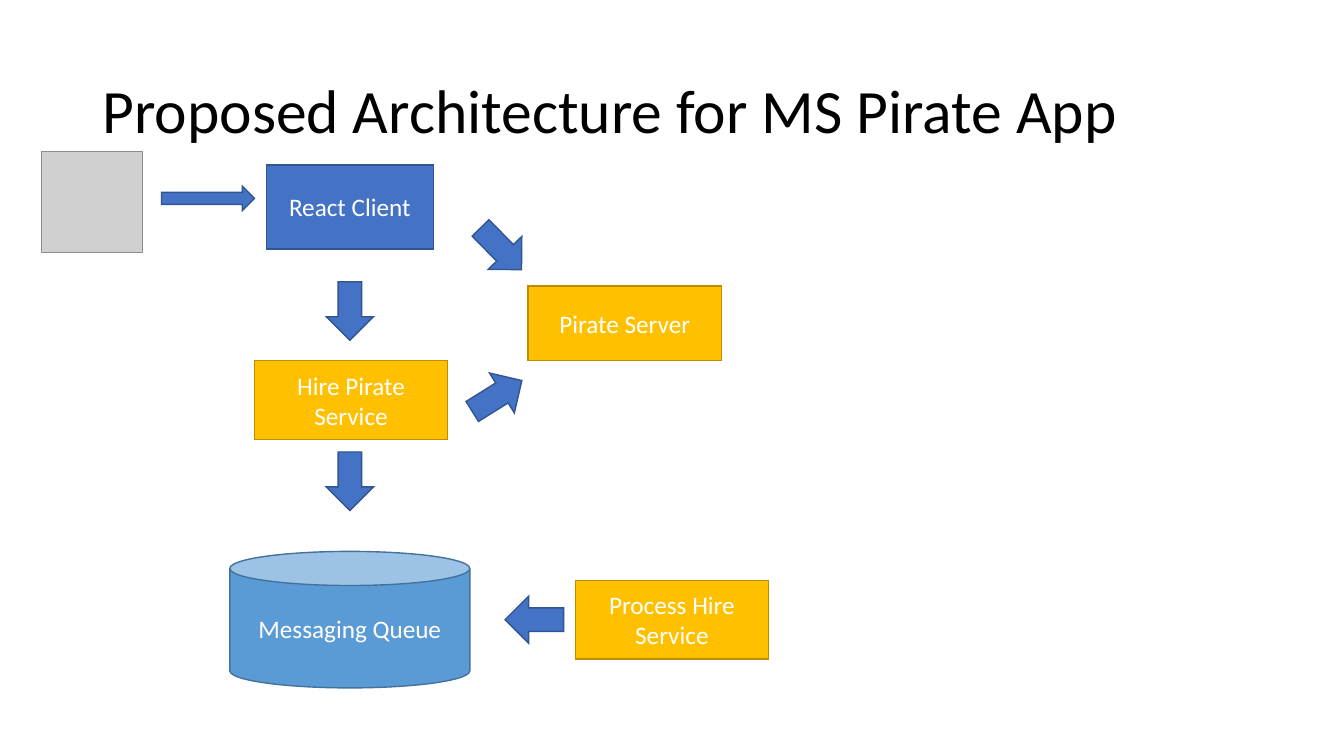
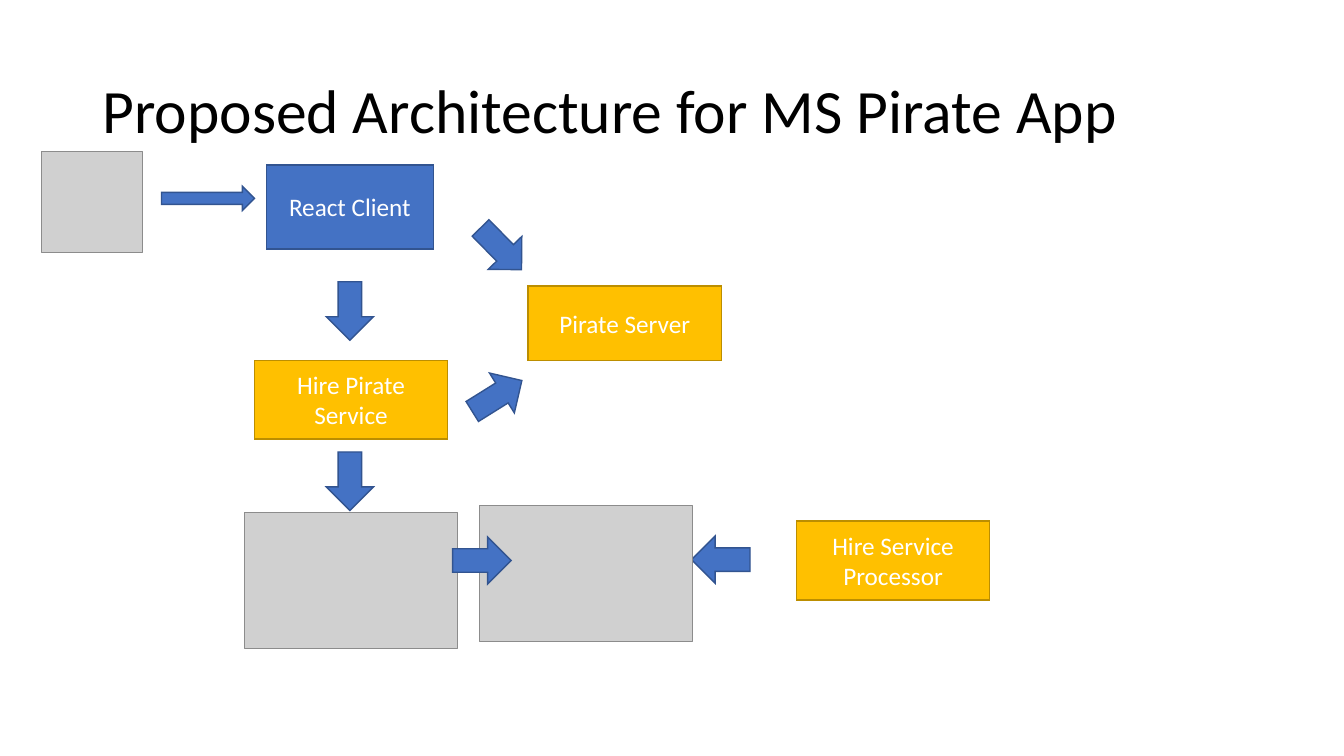
Before and after one commit to 2011JavaReact/Training, a slide deck: slide 22 of Week7/w7.pptx. Drawn at 1344x756 pixels with LibreOffice and Linux fonts; fonts in the diff are those of the drawing; grey boxes stand for pictures. Boxes give left, top, right and bottom in pixels: in the first picture for what was removed or moved away, otherwise in the second. Text is boxed around its words. In the diff, an @@ line names an element or a change of style, - is before the commit and + after.

```diff
--- a/Week7/w7.pptx
+++ b/Week7/w7.pptx
@@ picture added at [480, 506, 693, 642] @@
@@ picture added at [245, 512, 458, 648] @@
@@ right arrow added at [453, 537, 511, 585], fill #4472C4, outline #325491 1 pt @@
@@ right arrow: place and size @@
-right arrow at [505, 596, 564, 643]
+right arrow at [692, 536, 750, 584]
@@ rectangle "Hire Service Processor": place and size @@
-rectangle "Hire Service Processor" at [576, 581, 769, 659]
+rectangle "Hire Service Processor" at [797, 521, 990, 600]
@@ text in rectangle at [832, 537, 953, 586]: text changed @@
-Process Hire Service
+Hire Service Processor
@@ cylinder removed at [230, 552, 470, 688] @@
-Messaging Queue
```
Also in this commit, not shown: 1 slide added, 1 other file.
